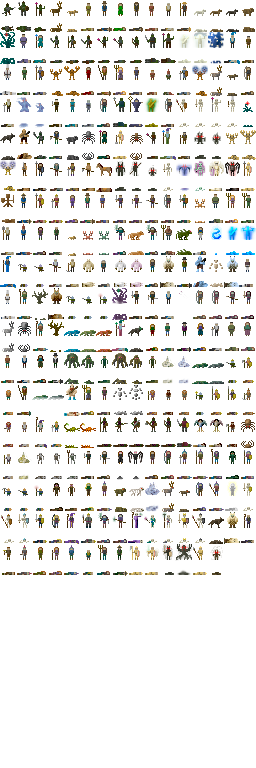
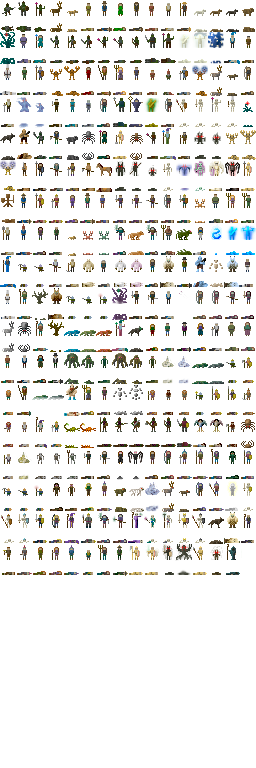
Before/after of a (256, 768) layered artwork. What changed in the layer stack:
painted on "Background" over [226, 544, 242, 575]
